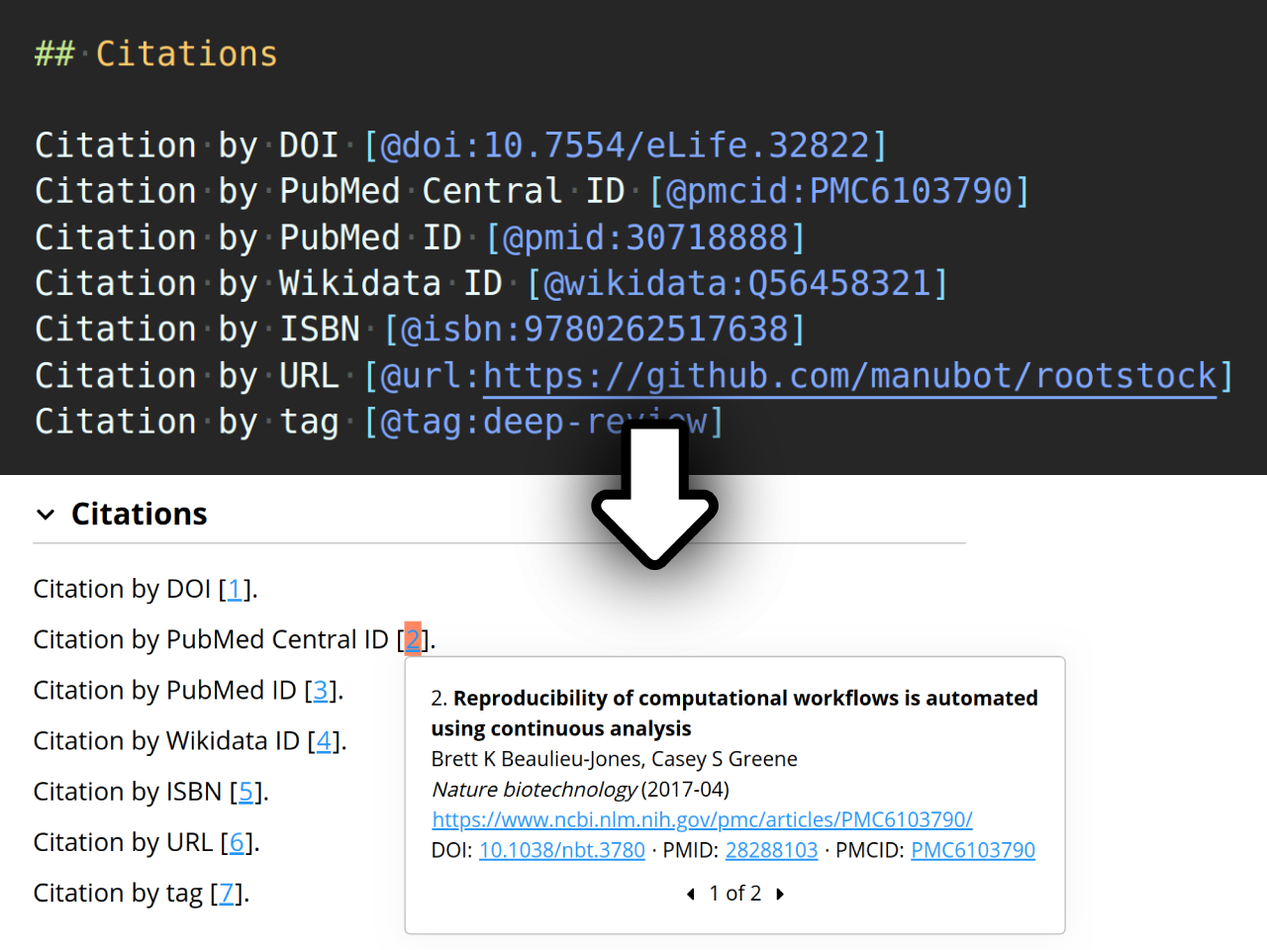
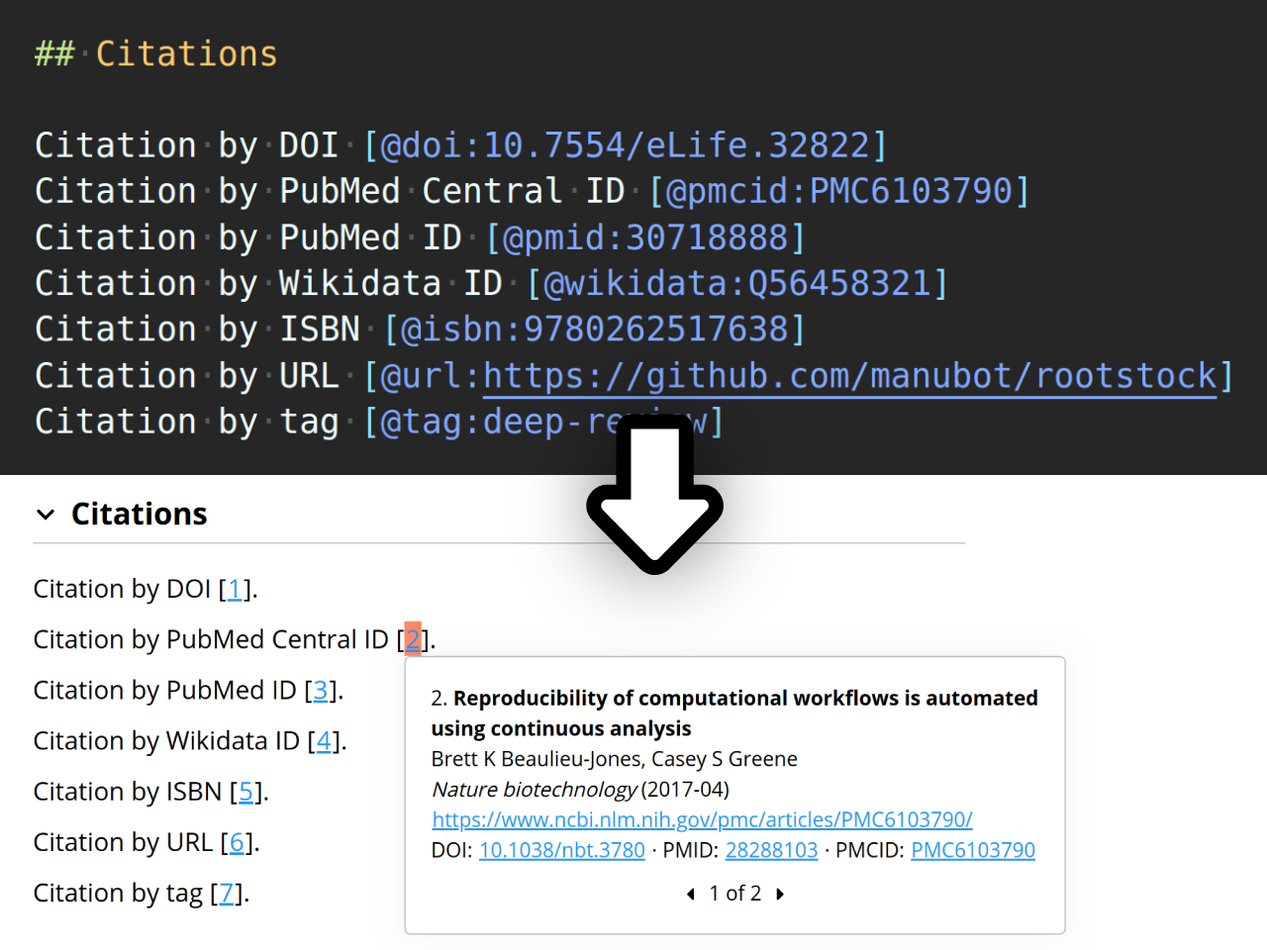
Layer changes from the first 1267 × 950 image to the second:
pixels changed over box(527, 361, 782, 636) (layer not identified)
